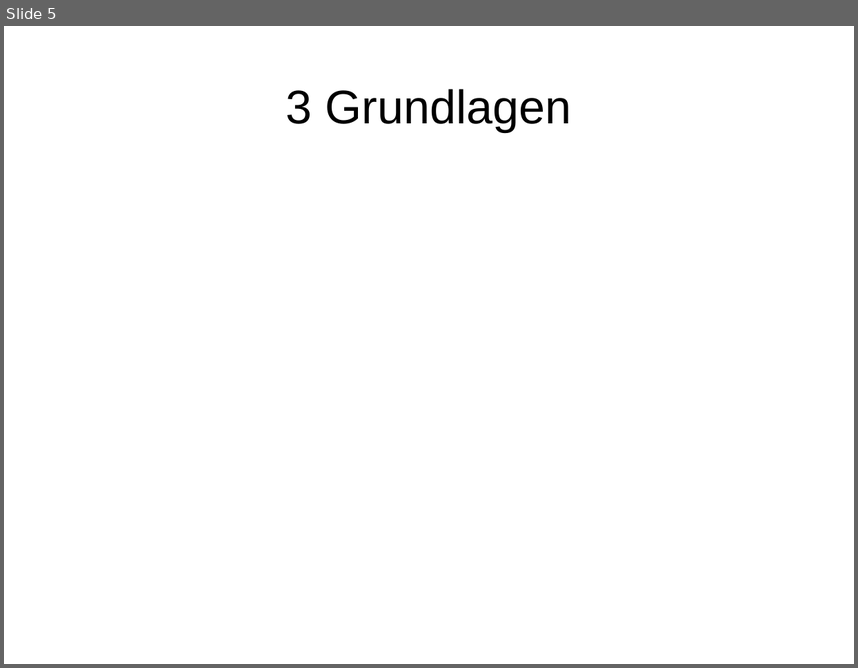
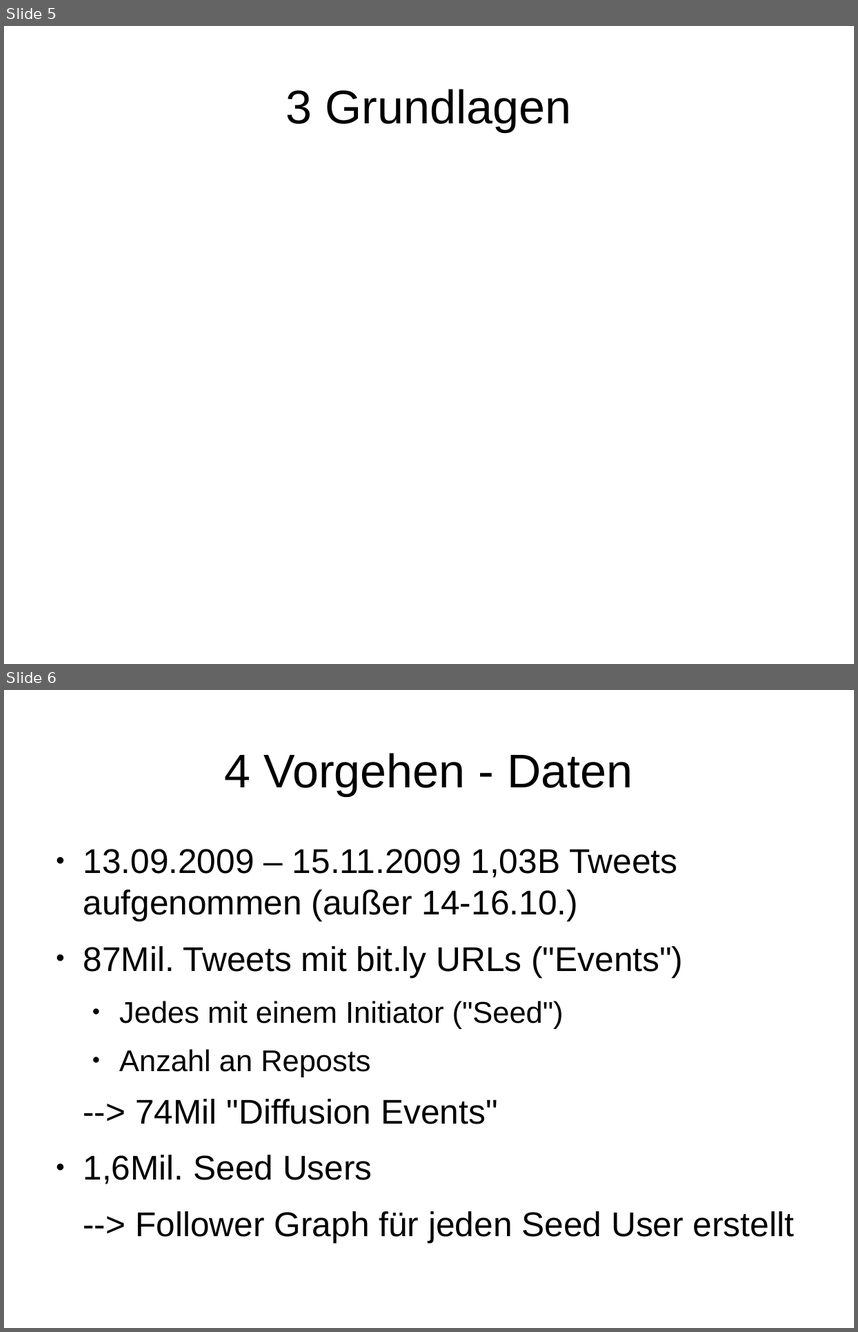
Before and after one commit to EKupfer/hello-world, a slide deck: CompAdv Vortrag.odp. Shown one above the other, each under a label of ours: slide 5 before the commit, slides 5 and 6 after it. The pictures are 858x668 and 858x1332 pixels, drawn with LibreOffice and Linux fonts; fonts in the diff are those of the drawing. Boxes give left, top, right and bottom in pixels: in the first picture for what was removed or moved away, otherwise in the second. Text is boxed around its words. In the diff, an @@ line names an element or a change of style, - is before the commit and + after.

```diff
--- a/CompAdv Vortrag.odp
+++ b/CompAdv Vortrag.odp
@@ slide 6 added at (4,690,854,1328), background #FFFFFF @@
@@ title added at (225,753,633,796), 44 pt, text #000000 @@
+4 Vorgehen - Daten
@@ text added at (83,849,794,1243), 32 pt, text #000000 @@
+● 13.09.2009 – 15.11.2009 1,03B Tweets aufgenommen (außer 14-16.10.)
+● 87Mil. Tweets mit bit.ly URLs ("Events")
+  ● Jedes mit einem Initiator ("Seed")
+  ● Anzahl an Reposts
+--> 74Mil "Diffusion Events"
+● 1,6Mil. Seed Users
+--> Follower Graph für jeden Seed User erstellt
```
Also in this commit, not shown: 5 slides changed, 10 other slides added, 3 slides removed.
